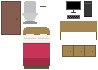
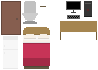
Layered file, before and after one edit (98×70). Changes by layer:
renamed "Food Table" to "Fridge", painted on it over [3, 36, 96, 69]
